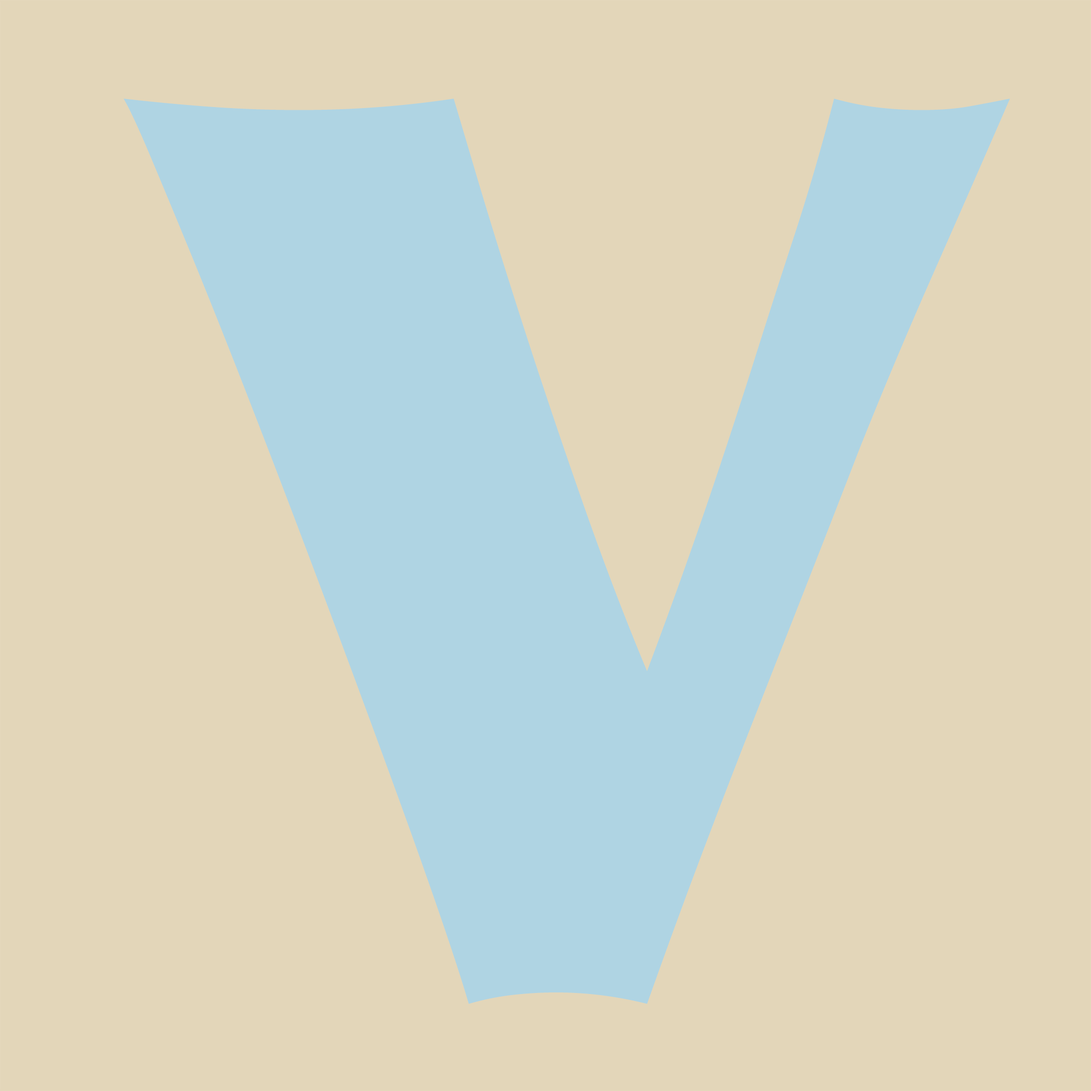
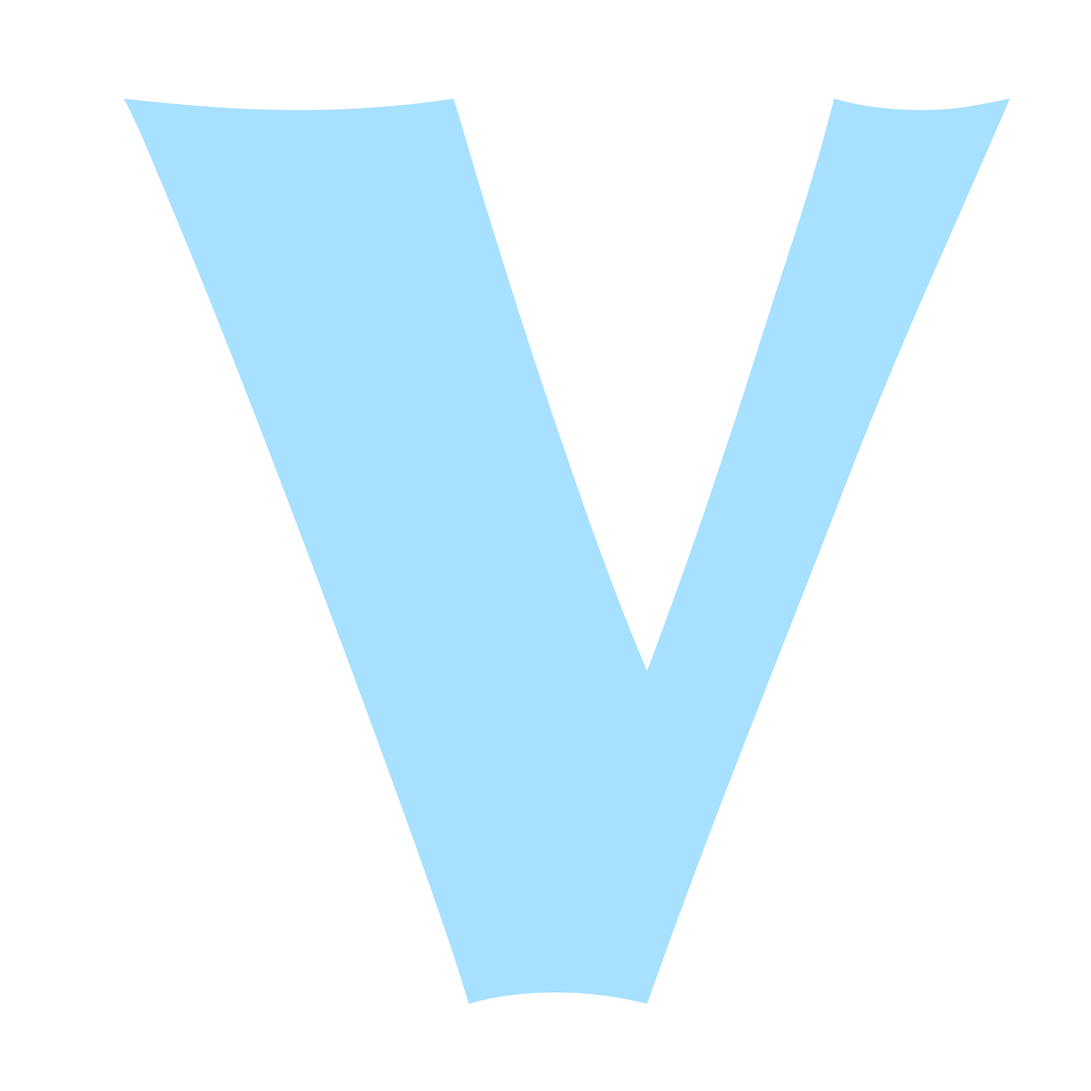
Layered file, before and after one edit (1091 x 1091). Changes by layer:
painted on "V" over [123, 98, 1011, 1005]
hid "图层 2" over [0, 0, 1091, 1091]
